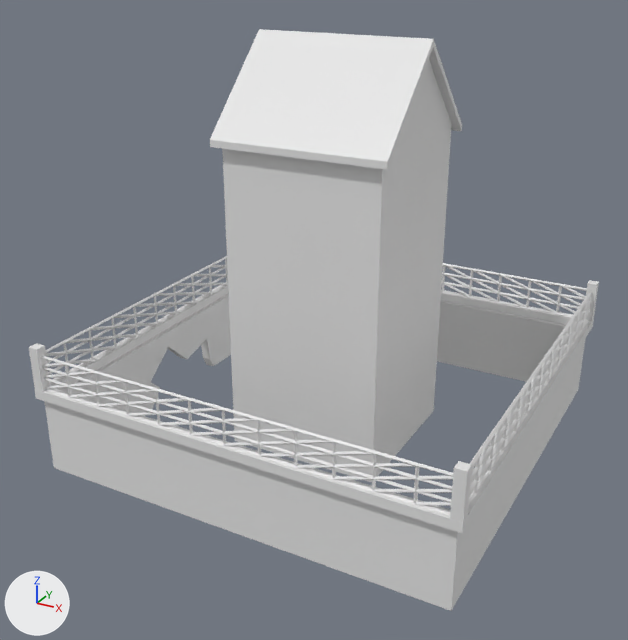
Two versions of the FBX model Assets/Models/jail.fbx, one commit apart.
Camera for both pictures: a 50 mm lens placed at (4.67, -9.15, 6.06), pointed at (-0.1, -0.47, 1.72). The axes (+X, +Y, +Z) are drawn at lower left. The lights are the same throughout.
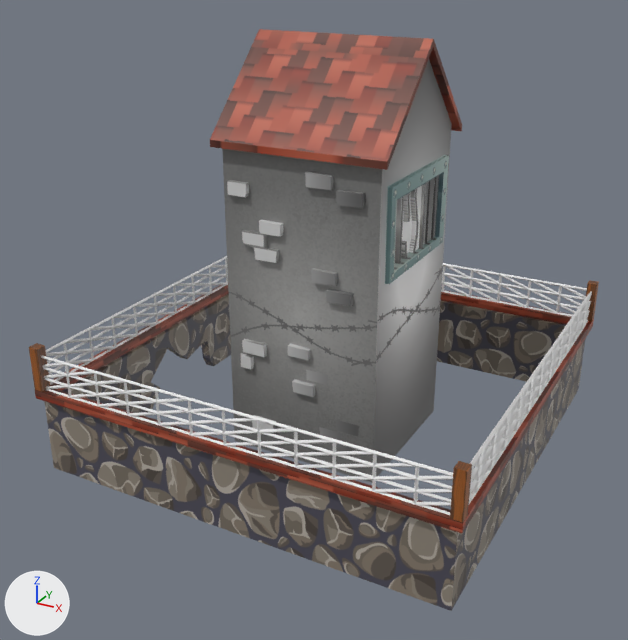
Where the change shows, as pixel boxes [x1, y1, x2, y2] in the pictures (628 x 640 px):
'Cube.001', recoloured, surface changed: [45, 293, 586, 611] in both
'Cube.002', recoloured (grey to brown): [34, 282, 594, 533] in both
'Cube.003', recoloured (grey to brown): [29, 280, 599, 522] in both
part 2 of me_cube, added: after [222, 59, 452, 482]
part 3 of me_cube, recoloured (white to brown): [210, 29, 462, 170] in both

What the commit changed:
Picture 'Recurso 11.png' (img_recurso_11_png) is new.
Picture 'pilar.png' (img_pilar_png) is new.
Picture 'Recurso 10.png' (img_recurso_10_png) is new.
Material 'jail' (mat_jail) is new.
Its texture is img_recurso_11_png.
Material 'pilar' (mat_pilar) is new.
Its texture is img_pilar_png.
Material 'wall' (mat_wall) is new.
Its texture is img_recurso_10_png.
me_cube_006 has 16 vertices, 16 faces and spans x -2.69..2.69, y -2.69..2.69, z 1.0..1.12.
me_cube_006 now uses material mat_jail (picture img_recurso_11_png).
me_cube is used by ob_cube; location (0.0, 0.0, 0.0).
me_cube had 24 vertices, 16 faces and spanned x -1.1..1.1, y -1.1..1.1, z 0.0..5.08.
me_cube now has 403 vertices, 284 faces and spans x -1.1..1.1, y -1.1..1.1, z 0.0..5.08.
me_cube part 2: 379 vertices added at x -1.06..1.05, y -1.06..1.06, z 0.0..3.74.
me_cube part 3: 11 faces spanning x -1.1..1.1, y -1.1..1.1, z 0.0..5.08 switch from no material to mat_jail (picture img_recurso_11_png).
me_cube_005 has 32 vertices, 24 faces and spans x -2.62..2.62, y -2.62..2.62, z 0.0..1.0.
me_cube_005 is used by ob_cube_001; location (0.0, 0.0, 0.0).
me_cube_005 part 1: texture (UV) coordinates of 13 of 24 faces, centred in x -2.62..2.62, y -2.62..1.61, z 0.0..1.0, changed; they spanned u 0.04..0.96, v 0.05..0.94 and now span u 0.05..0.97, v 0.03..0.98.
me_cube_005 now uses material mat_wall (picture img_recurso_10_png).
me_cube_003 has 32 vertices, 24 faces and spans x -2.69..2.69, y -2.69..2.69, z 1.1..1.68.
me_cube_003 now uses material mat_pilar (picture img_pilar_png).
